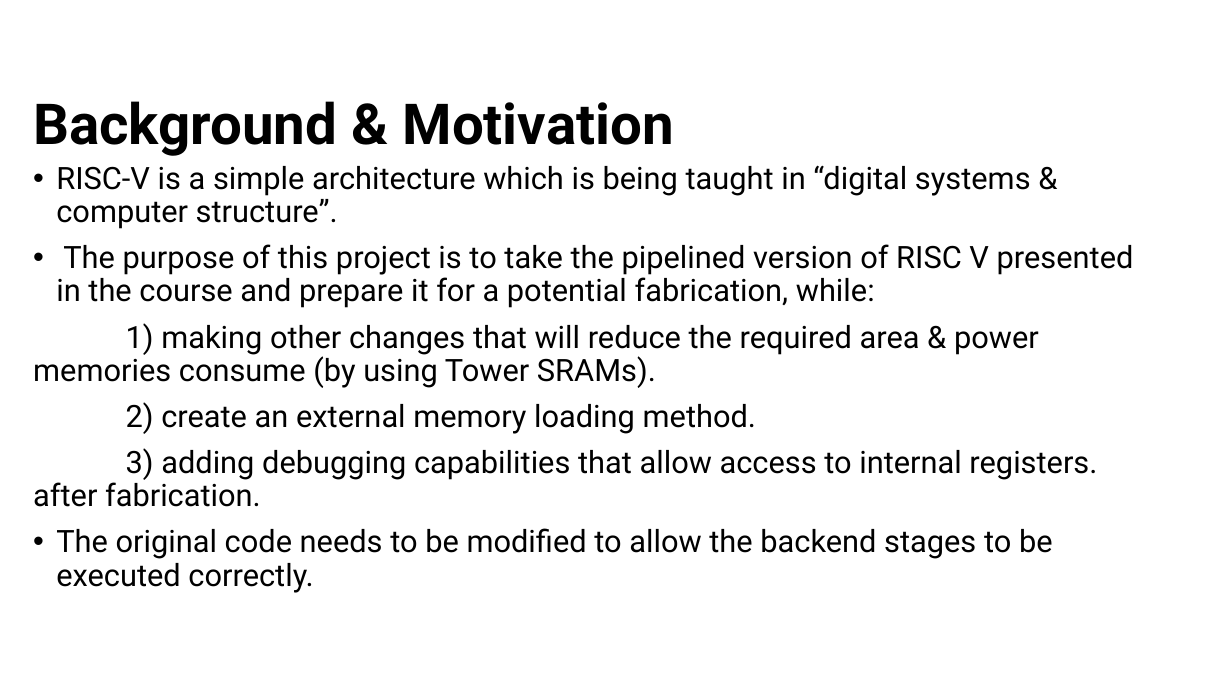
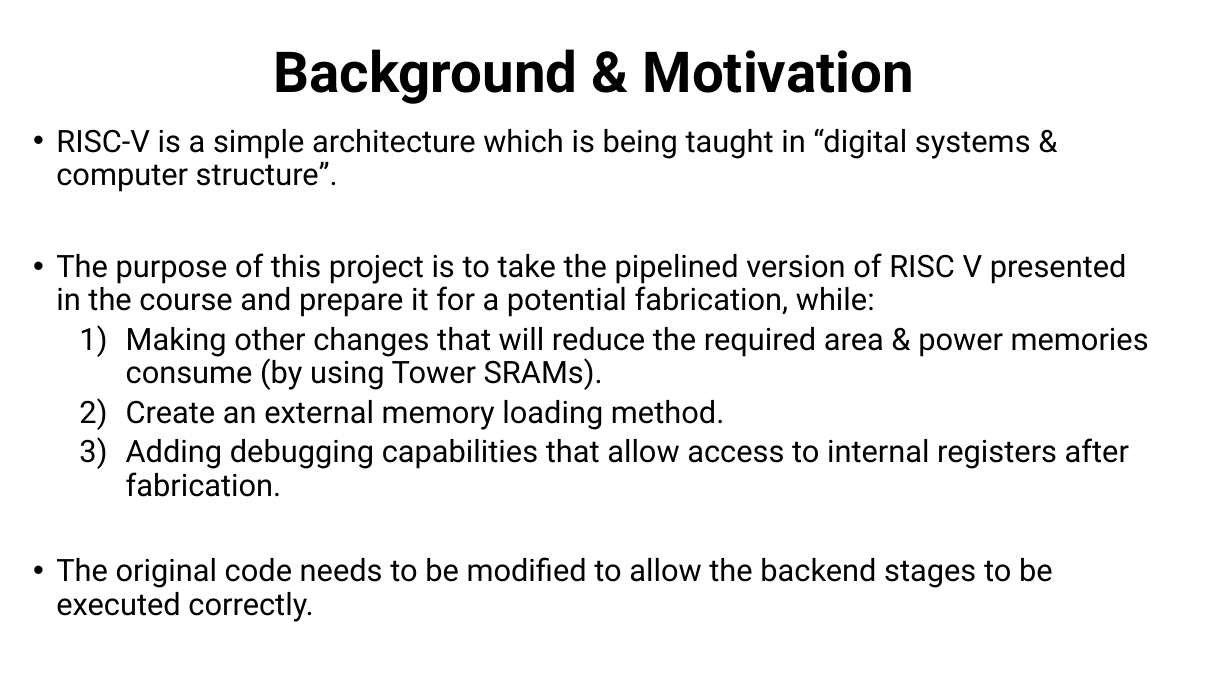
Before and after one commit to muhammad0bi/044169_project_B, a slide deck: slide 3 of Presintaions and Reports/Final presentaion VLSI project 7880.pptx. Drawn at 1232x693 pixels with LibreOffice and Linux fonts; fonts in the diff are those of the drawing. Boxes give left, top, right and bottom in pixels: in the first picture for what was removed or moved away, otherwise in the second. Text is boxed around its words. In the diff, an @@ line names an element or a change of style, - is before the commit and + after.

Commit message:
Final presentation update.

```diff
--- a/Presintaions and Reports/Final presentaion VLSI project 7880.pptx
+++ b/Presintaions and Reports/Final presentaion VLSI project 7880.pptx
@@ title "Background & Motivation": place and size @@
-title "Background & Motivation" at (33, 101, 674, 156)
+title "Background & Motivation" at (273, 49, 914, 104)
@@ title "Background & Motivation" at (273, 49, 914, 104): alignment left to centre @@
@@ text "RISC-V is a simple architecture ...": place and size @@
-text "RISC-V is a simple architecture ..." at (33, 165, 1134, 593)
+text "RISC-V is a simple architecture ..." at (56, 128, 1149, 622)
@@ text at (126, 327, 1149, 497): text changed @@
-1) making other changes that will reduce the required area & power memories consume (by using Tower SRAMs).
-2) create an external memory loading method.
-3) adding debugging capabilities that allow access to internal registers. after fabrication.
+  1) Making other changes that will reduce the required area & power memories consume (by using Tower SRAMs).
+  2) Create an external memory loading method.
+  3) Adding debugging capabilities that allow access to internal registers after fabrication.
```
Also in this commit, not shown: 23 other slides changed.
